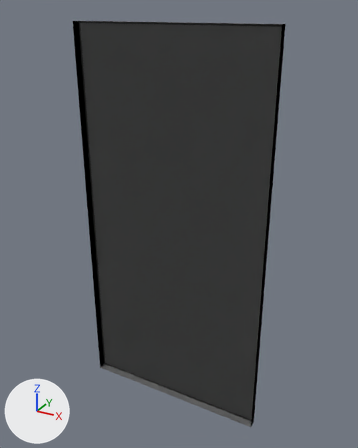
Renders of the Blender file assets/models/props/signage.blend from each side of a commit.
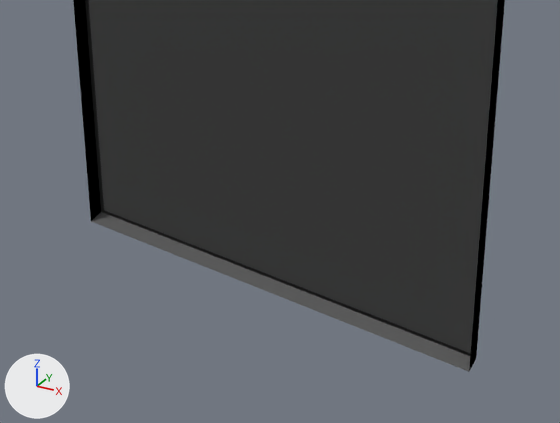
There are two pictures of each version: one whole from a camera (50 mm lens) standing at (1.69, -2.9, 1.59) and looking at (0.04, 0.1, 0.09), one close up on the part from 18% to 80% of the width and 62% to 100% of the height. Every picture has the same lights, and +X, +Y and +Z are marked at lower left.

The scene before the commit, as lines of its bpy script (objects in view):
```python
me_signage_num00 = bpy.data.meshes.new('signage_num00')
me_signage_num00.from_pydata(...)  # 108 vertices, 51 faces; spans x -48.0..48.0, y 0.0..4.0, z -96.0..96.0
# faces by material slot: [4, 4, 16, 8, 15, 4]
me_signage_num00.materials.append(mat_newsignage_back02)  # its picture is missing
me_signage_num00.materials.append(mat_awe_total_copy_1)  # its picture is missing
me_signage_num00.materials.append(mat_awe_total)  # its picture is missing
me_signage_num00.materials.append(mat_awe_total_copy_0)  # its picture is missing
me_signage_num00.materials.append(mat_vertex_color_decal)
me_signage_num00.materials.append(mat_awe_total_copy_2)  # its picture is missing
ob_signage_num00 = bpy.data.objects.new('signage_num00', me_signage_num00)
ob_signage_num00.location = (0.0, 0.0, 0.0)
ob_signage_num00.scale = (0.0156, 0.0156, 0.0156)
```
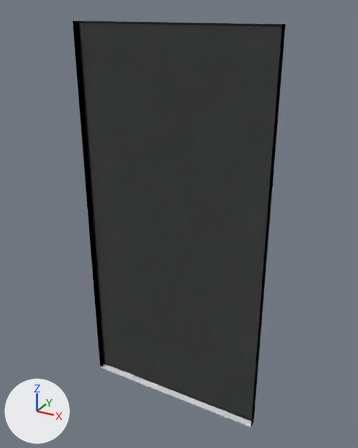
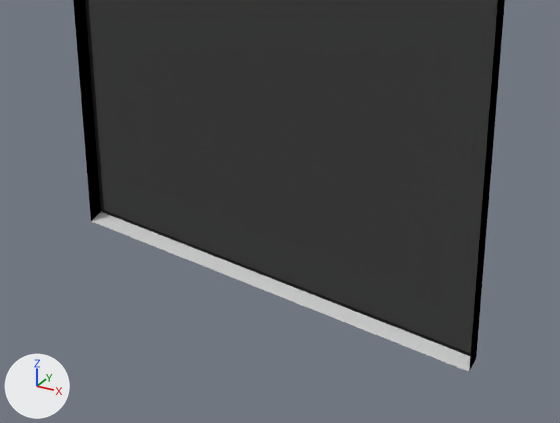
Pixel boxes (x1, y1, x2, y2) of what changed, in the close-ups (560 x 423 px):
part 1 of me_signage_num00, recoloured
    both: (73, 0, 505, 372)

Edits to the bpy script that builds the scene:
```text
Add mat_vertex_color:
    mat_vertex_color = principled_material('vertex_color')
    mat_vertex_color.base_color = (0.8, 0.8, 0.8)  # white #e7e7e7
Change me_signage_num00:
    where me_signage_num00.from_pydata(...)  # 108 vertices, 51 faces; spans x -48.0..48.0, y 0.0..4.0, z -96.0..96.0
    used by ob_signage_num00; location = (0.0, 0.0, 0.0); scale = (0.0156, 0.0156, 0.0156)
    me_signage_num00 part 1: all 3 faces centred in x -48.0..48.0, y 2.0, z -96.0..0.0 switch from mat_vertex_color_decal to mat_vertex_color (white #e7e7e7)
```
